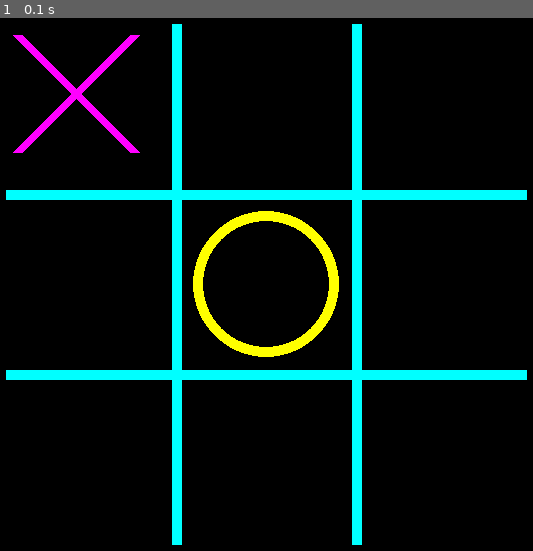
Above: before the commit, frame 1.
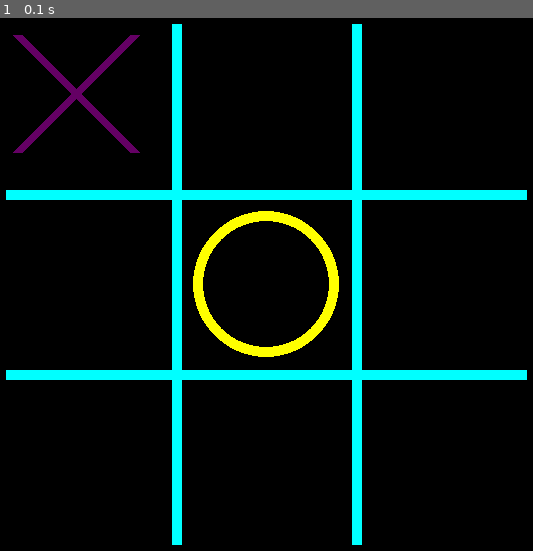
Above: after the commit, the same moment.

Repository: SaulRuizS/Tictactoe
Game: pygame game, started from tictactoe_python.py
The game is run twice, just before and just after one commit, with the same random seed, the same clock (stepped at 60 frames per second) and the same inputs.
Inputs:
- Up to frame 1 (0.1 s): no input

The runs differ from the first frame. In frame 1, 0.8% of the frame differs, in the area x 2-27%, y 3-26%.

Commit message:
Minor color change

Diff:
--- a/tictactoe_python.py
+++ b/tictactoe_python.py
@@ -24,7 +24,7 @@
 cross_width = (line_length / 3) - (line_width / 2) - (screen_padding * 0.7)
 
 grid_color = pygame.Color(0,255,255)
-cross_color = pygame.Color(255,0,255)
+cross_color = pygame.Color(100,0,100)
 circle_color = pygame.Color(255,255,0)
 #pygame.Color(0,255,255)
 #pygame.Color(255,255,0)
